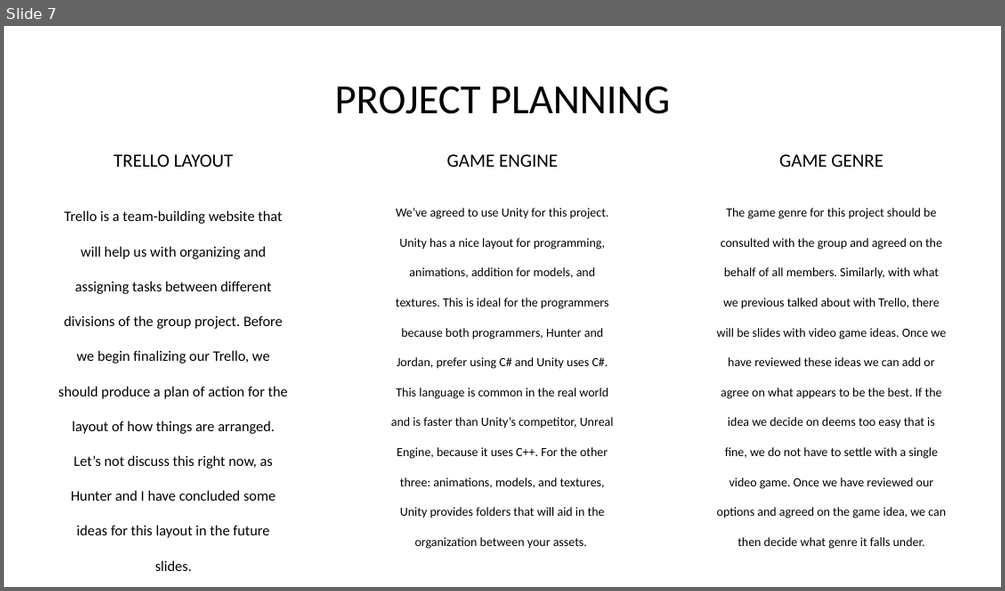
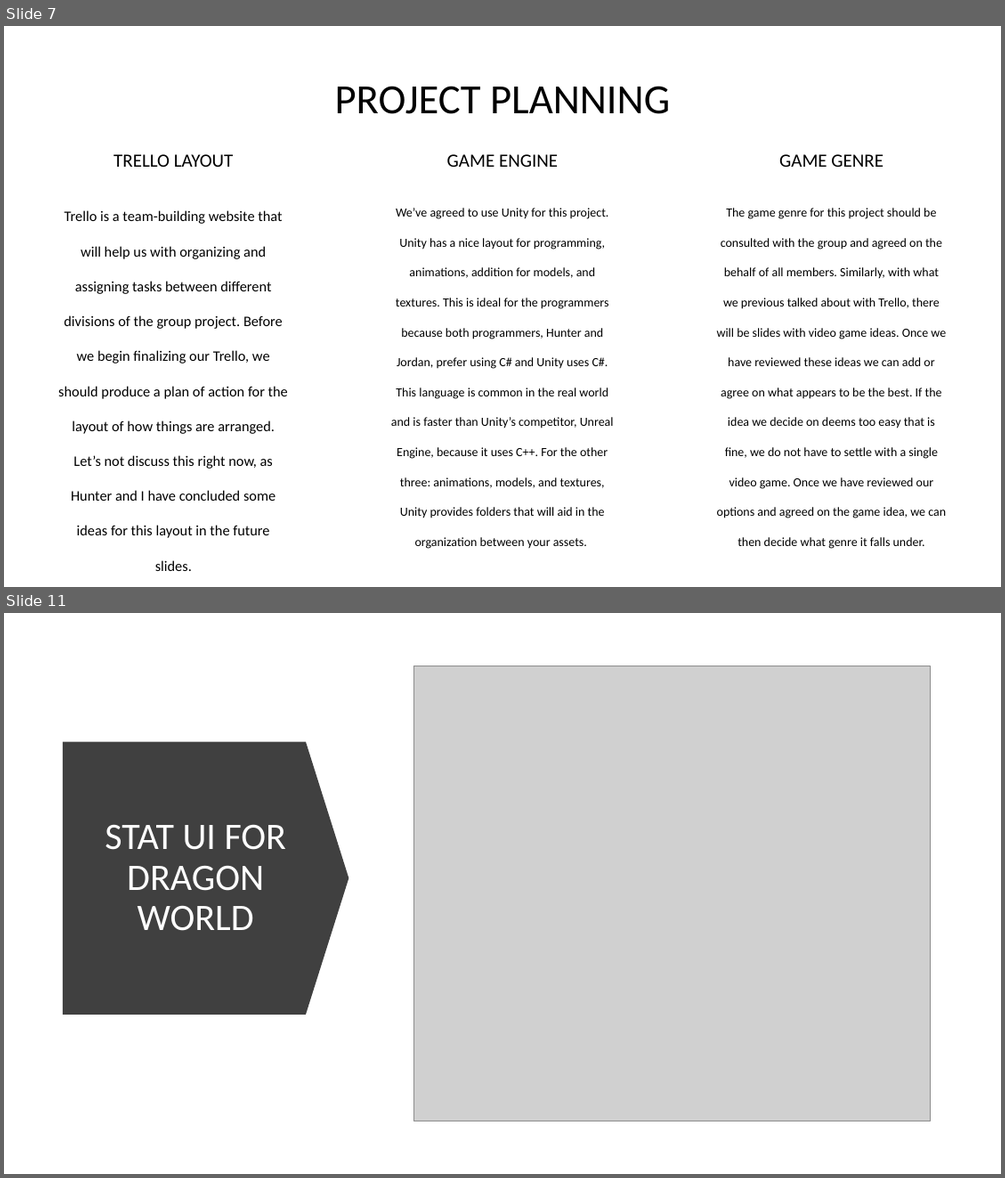
Before and after one commit to jorrtayl/Group-Project, a slide deck: Group Project.pptx. Shown one above the other, each under a label of ours: slide 7 before the commit, slides 7 and 11 after it; the slides between them are not shown. The pictures are 1005x591 and 1005x1178 pixels, drawn with LibreOffice and Linux fonts; fonts in the diff are those of the drawing; grey boxes stand for pictures. Boxes give left, top, right and bottom in pixels: in the first picture for what was removed or moved away, otherwise in the second. Text is boxed around its words. In the diff, an @@ line names an element or a change of style, - is before the commit and + after.

```diff
--- a/Group Project.pptx
+++ b/Group Project.pptx
@@ slide 11 added at (4,613,1001,1174), background #FFFFFF @@
@@ picture added at (413,666,930,1121) @@
@@ down arrow added at (63,742,349,1014), fill #404040 @@
@@ title added at (105,824,286,931), 36 pt, text #FFFFFF @@
+STAT UI FOR DRAGON WORLD
```
Also in this commit, not shown: 9 slides changed.
